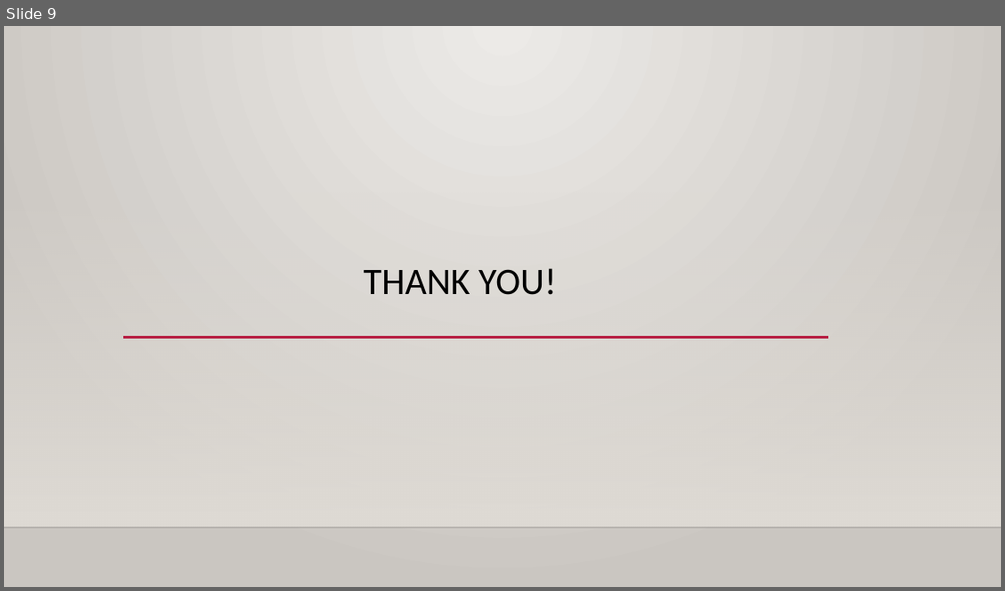
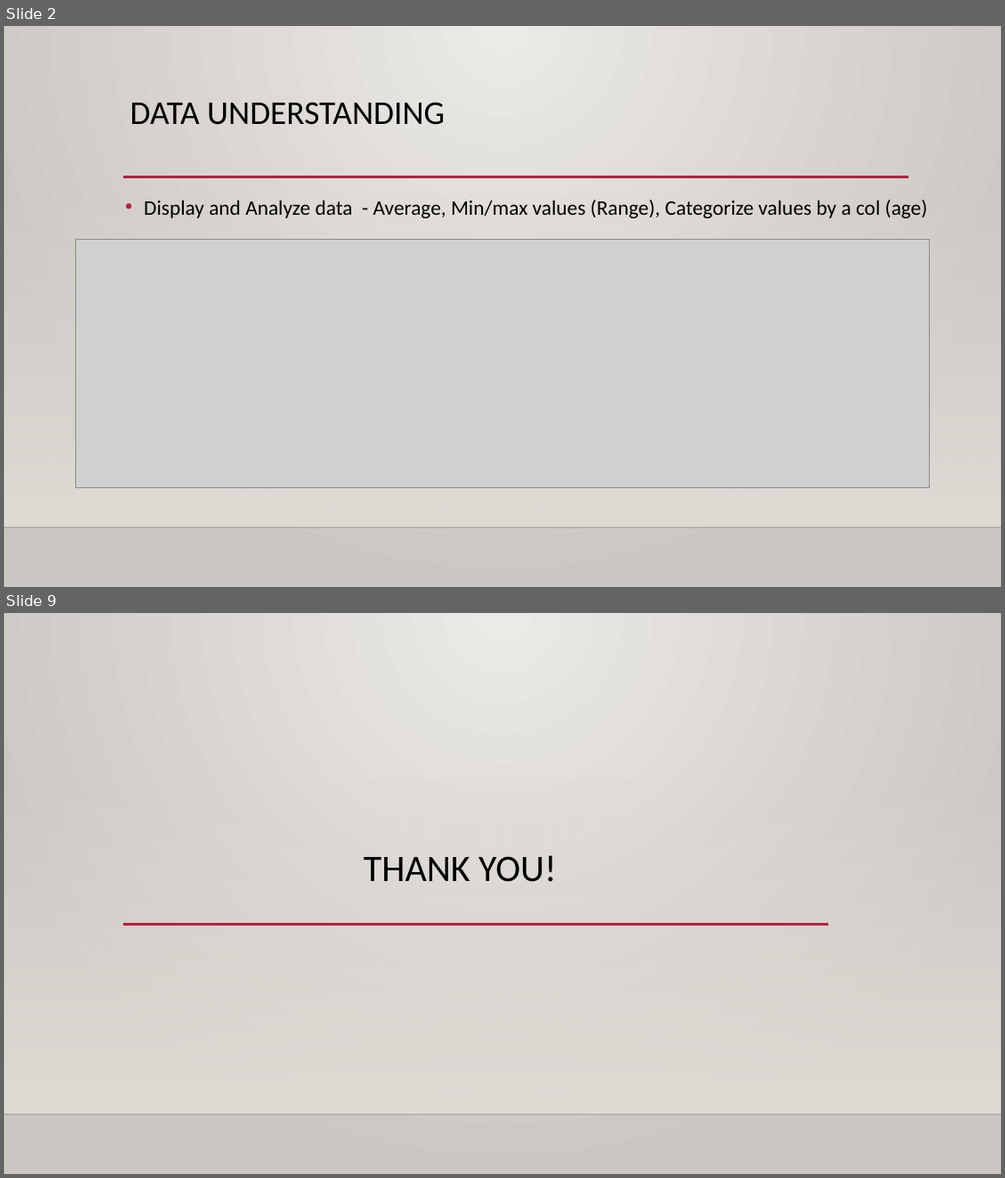
Before and after one commit to Tamilarasee/Healthcare-Cost-Prediction, a slide deck: Healthcare Cost Price Prediction.pptx. Shown one above the other, each under a label of ours: slide 9 before the commit, slides 2 and 9 after it; the slides between them are not shown. The pictures are 1005x591 and 1005x1178 pixels, drawn with LibreOffice and Linux fonts; fonts in the diff are those of the drawing; grey boxes stand for pictures; background and template pictures are left out. Boxes give left, top, right and bottom in pixels: in the first picture for what was removed or moved away, otherwise in the second. Text is boxed around its words. In the diff, an @@ line names an element or a change of style, - is before the commit and + after.

```diff
--- a/Healthcare Cost Price Prediction.pptx
+++ b/Healthcare Cost Price Prediction.pptx
@@ slide 2 added at [4,26,1001,587], background gradient #ECEAE7 to #CAC7C1; not listed: 2 template elements that a slide beside it also shows @@
@@ title added at [130,102,445,125], 32 pt, text #000000 @@
+DATA UNDERSTANDING
@@ line added from (123, 177) to (909, 177), #B71E42 2.5 pt @@
@@ text added at [144,200,928,218], 20 pt, text #000000 @@
+• Display and Analyze data - Average, Min/max values (Range), Categorize values by a col (age)
@@ picture added at [76,239,929,487] @@
```
Also in this commit, not shown: 4 slides changed, 3 other slides added, 4 slides removed, 13 other files.
